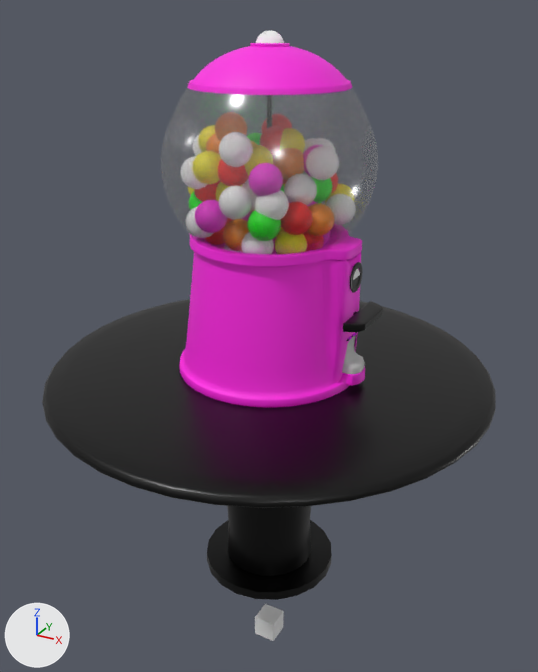
A saved change to the glTF model pages/gumballmachine/gumballmachine.glb.
Rendered twice from a 50 mm lens placed at (26.1, -47.5, 53.5), pointed at (-0.8, 1.3, 29.1). Lighting does not change. The marker at lower left points along +X, +Y and +Z. Where no turn or scale is listed for an object, it has been applied to the vertices.

Names of what the first picture shows: 'Cube', 'polySurface18_dark_silver_0', 'polySurface19_red_0', 'polySurface47_red_0', 'polySurface91_glass_0', 'polySurface98_black_0'.
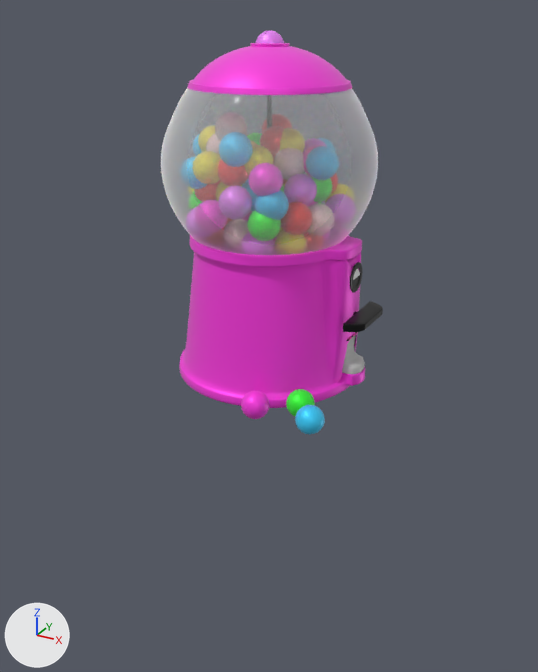
The newer file is also turned or shifted as a whole; pictures and numbers use the older file's frame.

Pixel boxes (x1, y1, x2, y2) of what changed, in the pictures (538 x 672 px):
'polySurface98_black_0', deleted: before (42, 299, 496, 600)
'polySurface91_glass_0', recoloured, surface changed: (161, 88, 378, 255) in both
'polySurface47_red_0', recoloured, surface changed: (179, 235, 365, 408) in both
'polySurface19_red_0', recoloured, surface changed: (187, 43, 352, 95) in both
'Cube', moved (not visible afterwards): before (255, 604, 284, 641)
'polySurface99_blue_0', added (cyan): after (295, 405, 325, 435)
'polySurface101_pink_0', added (pink): after (241, 391, 269, 419)
'polySurface100_green_0', added (green): after (286, 389, 315, 416)
'polySurface18_dark_silver_0', recoloured, surface changed (white to pink): (256, 30, 284, 43) in both

The change, as a diff of the scene's bpy script:
```diff
--- a/pages/gumballmachine/gumballmachine.glb.py
+++ b/pages/gumballmachine/gumballmachine.glb.py
@@ mat_blue @@
 mat_blue = principled_material('blue')
-mat_blue.base_color = (1.0, 1.0, 1.0)  # white #ffffff
-mat_blue.metallic = 1.0
-mat_blue.roughness = 1.0
+mat_blue.base_color = (0.0, 0.615, 1.0)  # cyan #00ceff
+mat_blue.metallic = 0.228
+mat_blue.roughness = 0.45
+mat_blue.coat_weight = 2.5
@@ mat_pink @@
 mat_pink = principled_material('pink')
-mat_pink.base_color = (1.0, 0.0144, 0.767)  # pink #ff20e3
-mat_pink.roughness = 0.565
+mat_pink.base_color = (1.0, 0.0, 0.759)  # pink #ff00e2
+mat_pink.roughness = 0.45
+mat_pink.metallic = 0.228
+mat_pink.coat_weight = 2.5
@@ mat_glass @@
 mat_glass = principled_material('glass')
-mat_glass.base_color = (0.5, 0.5, 0.5)  # grey #bcbcbc
-mat_glass.metallic = 0.807
-mat_glass.roughness = 0.2
+mat_glass.base_color = (0.2, 0.379, 0.5)  # blue #7ca6bc
+mat_glass.roughness = 0.109
 mat_glass.alpha = 0.254
+mat_glass.coat_weight = 50.0
+mat_glass.transmission_weight = 0.85
+mat_glass.coat_roughness = 10.0
@@ mat_lavender @@
+mat_lavender = principled_material('lavender')
+mat_lavender.base_color = (0.888, 0.218, 1.0)  # pink #f281ff
+mat_lavender.metallic = 0.228
+mat_lavender.roughness = 0.425
+mat_lavender.coat_weight = 2.0
+mat_lavender.coat_roughness = 2.0
@@ mat_activeball @@
+mat_activeball = principled_material('activeball')
+mat_activeball.base_color = (0.0, 1.0, 0.0)  # green #00ff00
+mat_activeball.metallic = 0.228
+mat_activeball.roughness = 0.45
+mat_activeball.coat_weight = 2.5
+mat_activeball.coat_roughness = 2.5
@@ me_polysurface18_dark_silver_0 @@
 me_polysurface18_dark_silver_0.from_pydata(...)  # 246 vertices, 470 faces; spans x -0.99..0.99, y -0.93..1.05, z 51.3..52.15
-me_polysurface18_dark_silver_0.materials.append(mat_blue)  # white #ffffff
+me_polysurface18_dark_silver_0.materials.append(mat_lavender)  # pink #f281ff
@@ me_polysurface99_blue_0 @@
+me_polysurface99_blue_0.from_pydata(...)  # a UV sphere (20 segments, 20 rings, poles along z) spanning x 6.43..8.43, y -8.88..-6.88, z 27.2..29.2
+me_polysurface99_blue_0.materials.append(mat_blue)  # cyan #00ceff
@@ me_polysurface101_pink_0 @@
+me_polysurface101_pink_0.from_pydata(...)  # a UV sphere (20 segments, 20 rings, poles along z) spanning x 2.21..4.21, y -8.88..-6.88, z 27.2..29.2
+me_polysurface101_pink_0.materials.append(mat_pink)  # pink #ff00e2
@@ me_polysurface100_green_0 @@
+me_polysurface100_green_0.from_pydata(...)  # a UV sphere (20 segments, 20 rings, poles along z) spanning x 4.87..6.87, y -7.16..-5.16, z 27.2..29.2
+me_polysurface100_green_0.materials.append(mat_activeball)  # green #00ff00
@@ ob_polysurface98_black_0 @@
-ob_polysurface98_black_0 = bpy.data.objects.new('polySurface98_black_0', me_polysurface98_black_0)
-ob_polysurface98_black_0.location = (0.0, 0.0, 17.64)
@@ ob_cube @@
 ob_cube = bpy.data.objects.new('Cube', me_cube)
-ob_cube.location = (0.0, 0.0, 0.0)
+ob_cube.location = (-2.81, 4.72, 27.45)
@@ ob_polysurface99_blue_0 @@
+ob_polysurface99_blue_0 = bpy.data.objects.new('polySurface99_blue_0', me_polysurface99_blue_0)
+ob_polysurface99_blue_0.location = (0.0, 0.0, 0.0)
@@ ob_polysurface101_pink_0 @@
+ob_polysurface101_pink_0 = bpy.data.objects.new('polySurface101_pink_0', me_polysurface101_pink_0)
+ob_polysurface101_pink_0.location = (0.0, 0.0, 0.0)
@@ ob_polysurface100_green_0 @@
+ob_polysurface100_green_0 = bpy.data.objects.new('polySurface100_green_0', me_polysurface100_green_0)
+ob_polysurface100_green_0.location = (0.0, 0.0, 0.0)
```
